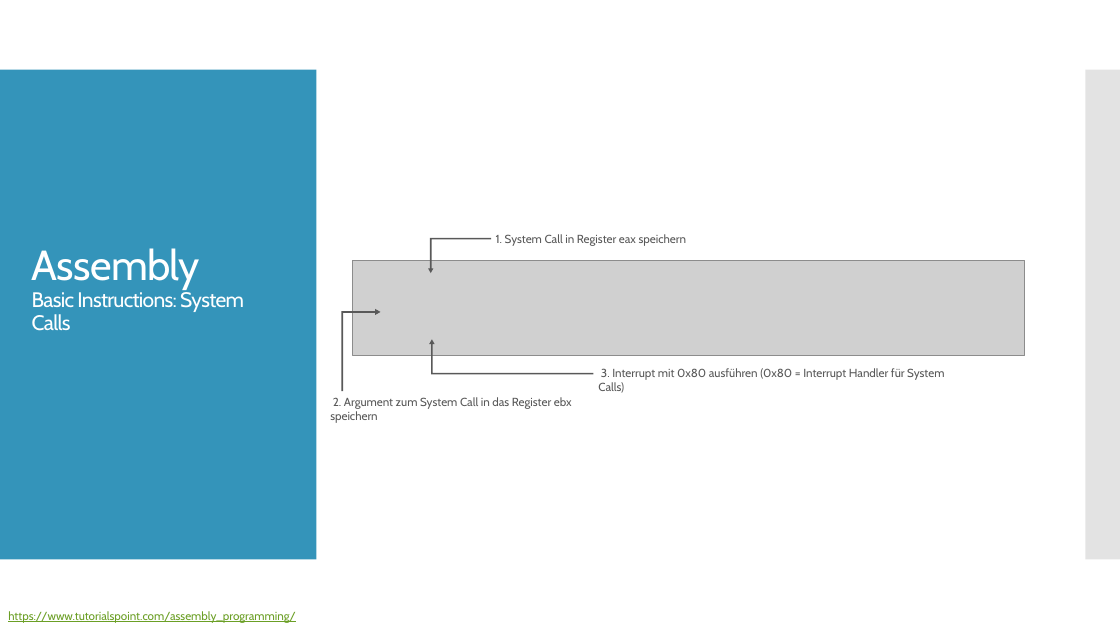
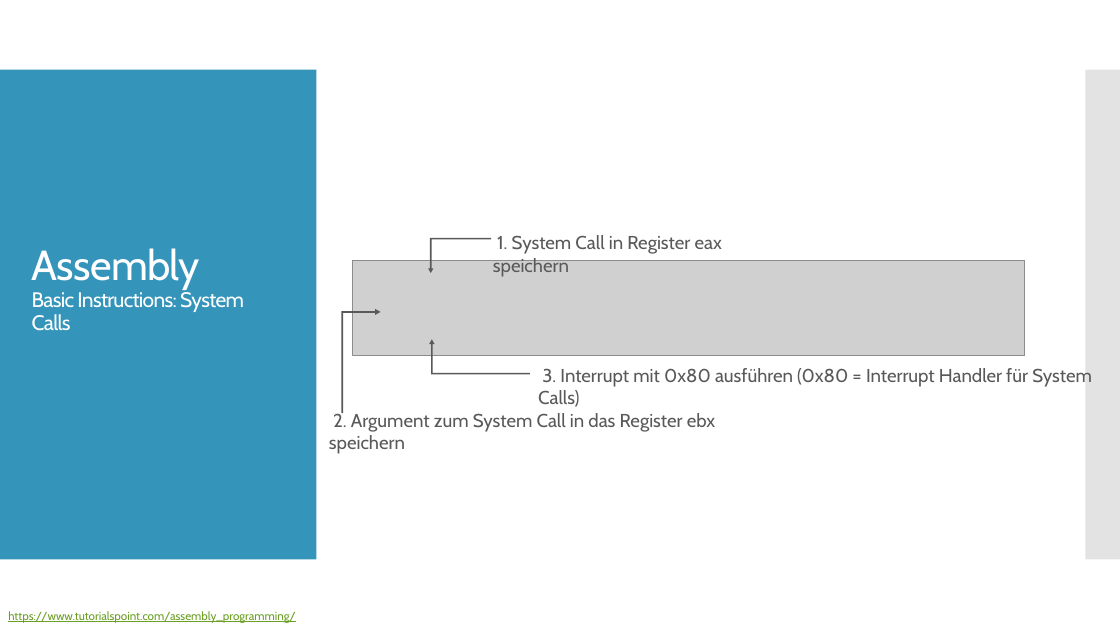
Before and after one commit to christopherchristensen/assembler, a slide deck: slide 9 of docs/ppt/presentation-v.1.pptx (slide 8 before the commit). Drawn at 1120x630 pixels with LibreOffice and Linux fonts; fonts in the diff are those of the drawing; grey boxes stand for pictures. Boxes give left, top, right and bottom in pixels: in the first picture for what was removed or moved away, otherwise in the second. Text is boxed around its words. In the diff, an @@ line names an element or a change of style, - is before the commit and + after.

```diff
--- a/docs/ppt/presentation-v.1.pptx
+++ b/docs/ppt/presentation-v.1.pptx
@@ bent up arrow: place and size @@
-bent up arrow at [342, 309, 381, 392]
+bent up arrow at [342, 309, 381, 413]
@@ bent up arrow: place and size @@
-bent up arrow at [429, 339, 593, 375]
+bent up arrow at [429, 339, 530, 375]
@@ text "3. Interrupt mit 0x80 ausführen ...": place and size @@
-text "3. Interrupt mit 0x80 ausführen ..." at [598, 368, 944, 393]
+text "3. Interrupt mit 0x80 ausführen ..." at [538, 368, 1092, 407]
@@ size 10 to 16 pt in 3 elements at [538, 368, 1092, 407], [493, 235, 722, 277], [329, 411, 715, 454] @@
@@ text "2. Argument zum System Call ...": place and size @@
-text "2. Argument zum System Call ..." at [330, 397, 572, 423]
+text "2. Argument zum System Call ..." at [329, 411, 715, 454]
```
Also in this commit, not shown: 5 other slides changed, 2 slides added, 1 other file.
